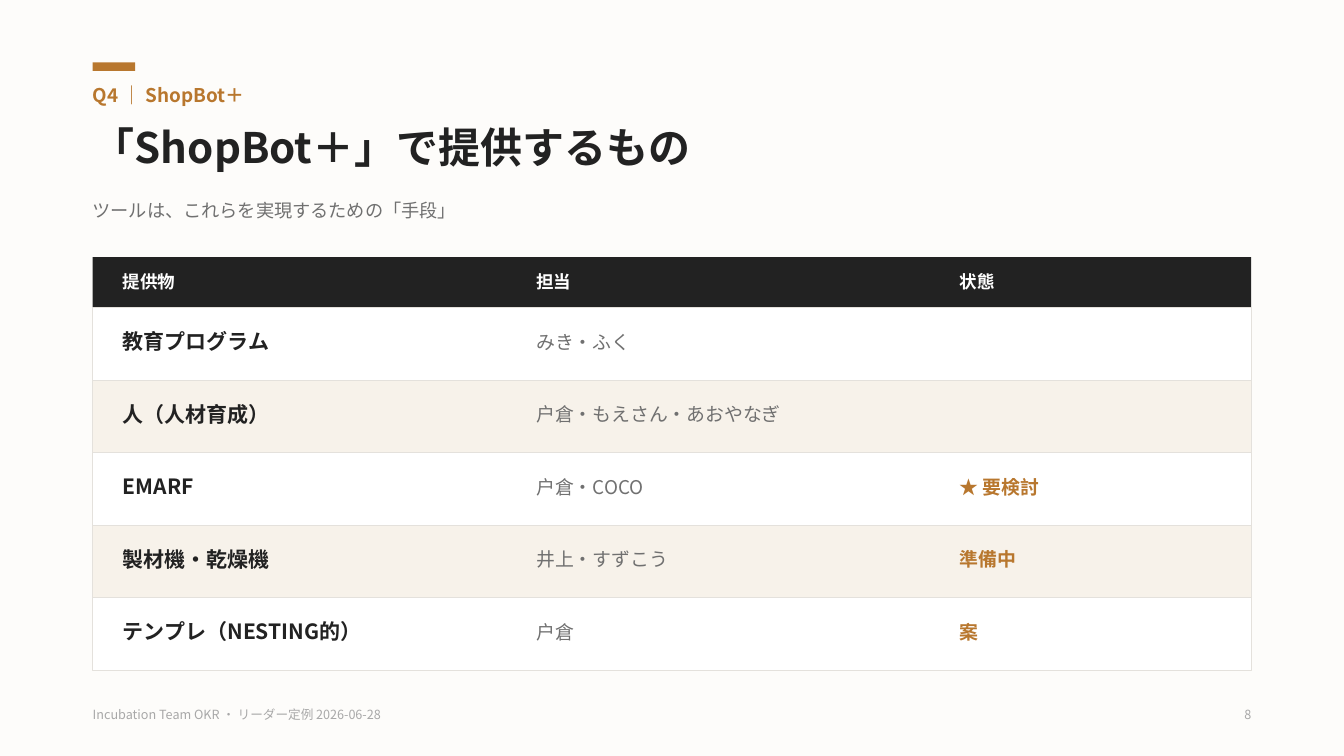
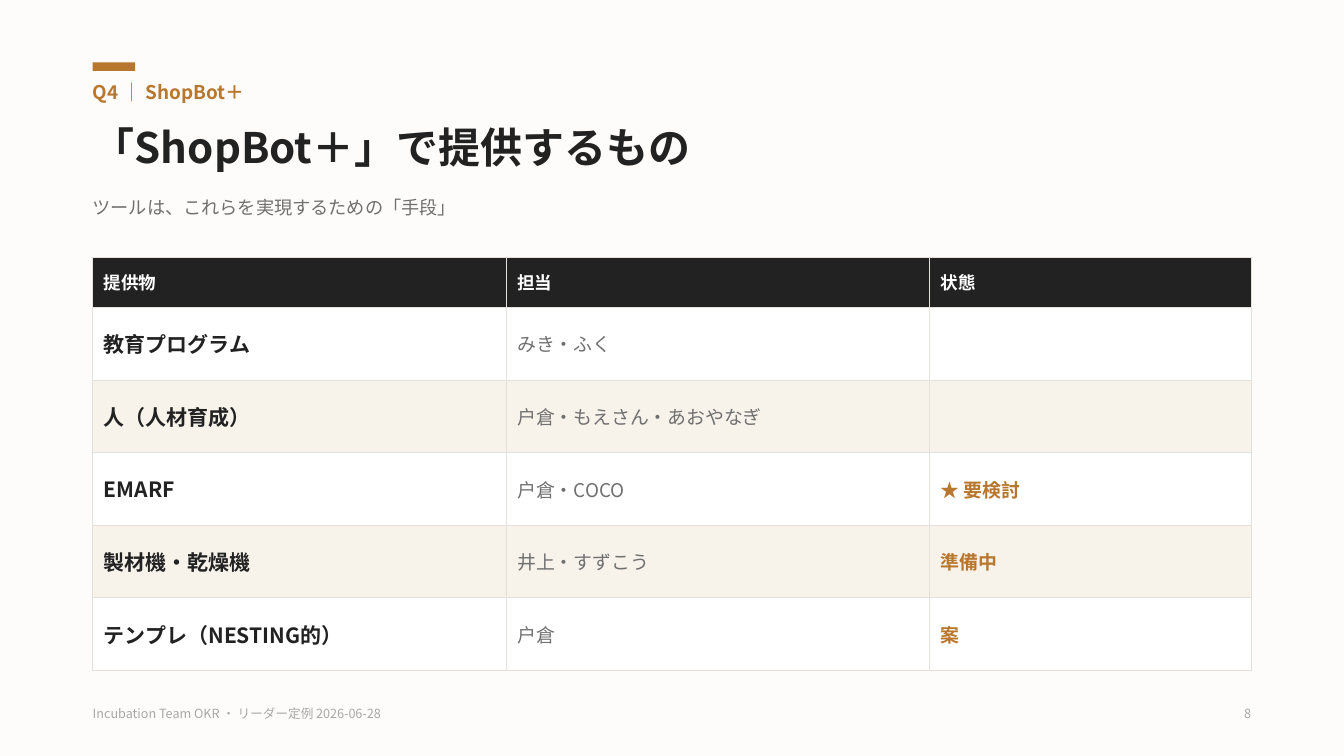
Before and after one commit to hajimetokura/claude_test, a slide deck: slide 8 of incubation-okr-q3-q4.pptx. Drawn at 1344x756 pixels with LibreOffice and Linux fonts; fonts in the diff are those of the drawing. Boxes give left, top, right and bottom in pixels: in the first picture for what was removed or moved away, otherwise in the second. Text is boxed around its words. In the diff, an @@ line names an element or a change of style, - is before the commit and + after.

```diff
--- a/incubation-okr-q3-q4.pptx
+++ b/incubation-okr-q3-q4.pptx
@@ background #FFFFFF to #FDFCFA @@
@@ rectangle removed at (0,0,1344,756) @@
@@ text "Q4 ｜ ShopBot＋" at (93,84,245,103): line spacing 1.12 to 1 @@
@@ text "「ShopBot＋」で提供するもの" at (93,127,691,172): less space between paragraphs @@
@@ text "ツールは、これらを実現するための「手段」" at (93,198,456,216): line spacing 1.12 to 1 @@
@@ rectangle removed at (93,257,1251,308) @@
@@ table added at (93,257,1251,651), 6 rows, 3 columns @@
+提供物 | 担当 | 状態
+教育プログラム | みき・ふく | 
+人（人材育成） | 戸倉・もえさん・あおやなぎ | 
+EMARF | 戸倉・COCO | ★ 要検討
+製材機・乾燥機 | 井上・すずこう | 準備中
+テンプレ（NESTING的） | 戸倉 | 案
@@ text removed at (123,273,175,290) @@
-提供物
@@ text removed at (536,273,571,290) @@
-担当
@@ text removed at (960,273,995,290) @@
-状態
@@ rectangle removed at (93,308,1251,380) @@
@@ text removed at (123,331,269,351) @@
-教育プログラム
@@ text removed at (536,334,630,350) @@
-みき・ふく
@@ rectangle removed at (93,380,1251,453) @@
@@ text removed at (123,404,270,424) @@
-人（人材育成）
@@ text removed at (536,405,780,423) @@
-戸倉・もえさん・あおやなぎ
@@ rectangle removed at (93,453,1251,525) @@
@@ text removed at (123,478,194,494) @@
-EMARF
@@ text removed at (536,478,643,496) @@
-戸倉・COCO
@@ text removed at (983,478,1040,496) @@
-★ 要検討
@@ rectangle removed at (93,525,1251,598) @@
@@ text removed at (123,549,270,569) @@
-製材機・乾燥機
@@ text removed at (536,550,668,568) @@
-井上・すずこう
@@ text removed at (960,550,1016,568) @@
-準備中
@@ rectangle removed at (93,598,1251,670) @@
@@ text removed at (123,621,361,641) @@
-テンプレ（NESTING的）
@@ text removed at (536,623,574,641) @@
-戸倉
@@ text removed at (960,620,979,645) @@
-案
```
Also in this commit, not shown: 9 other slides changed, 5 other files.
